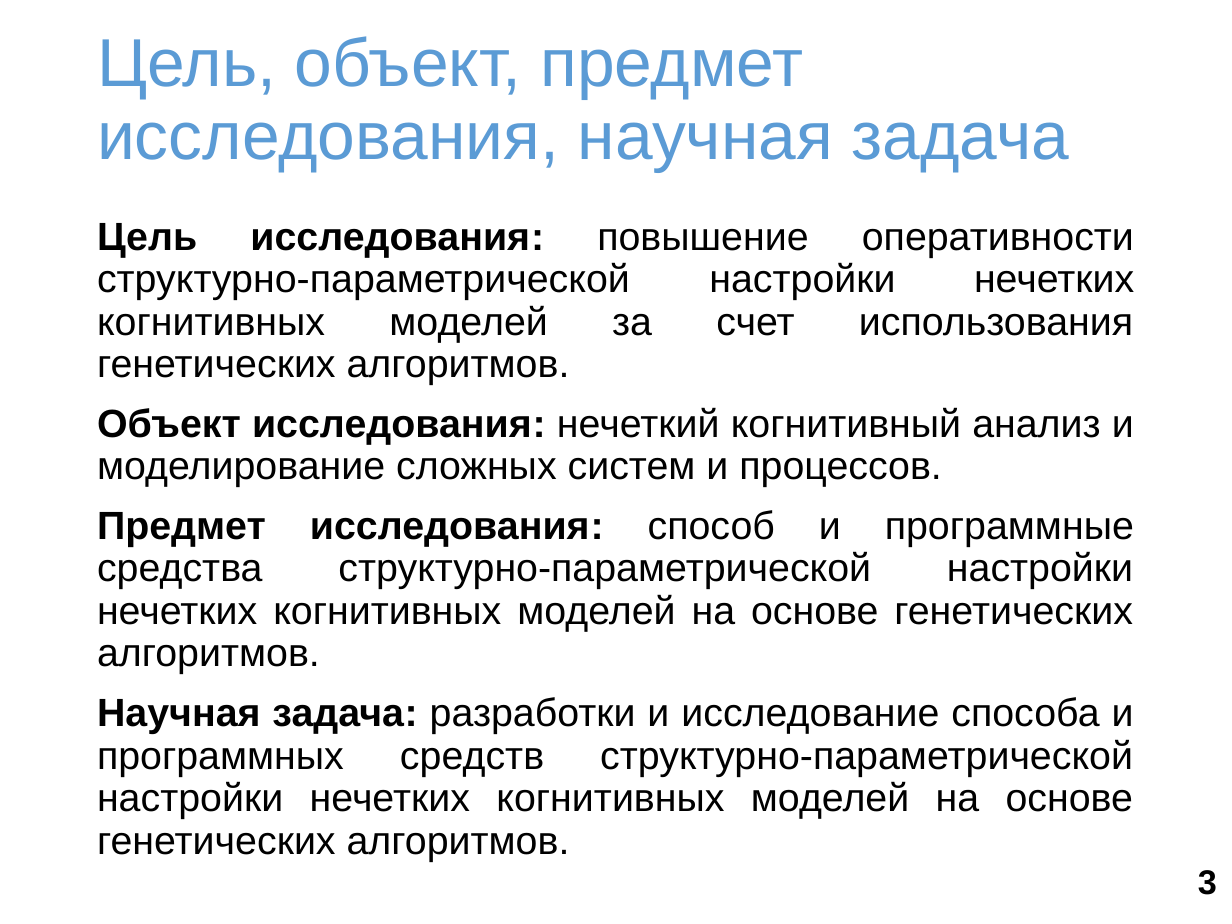
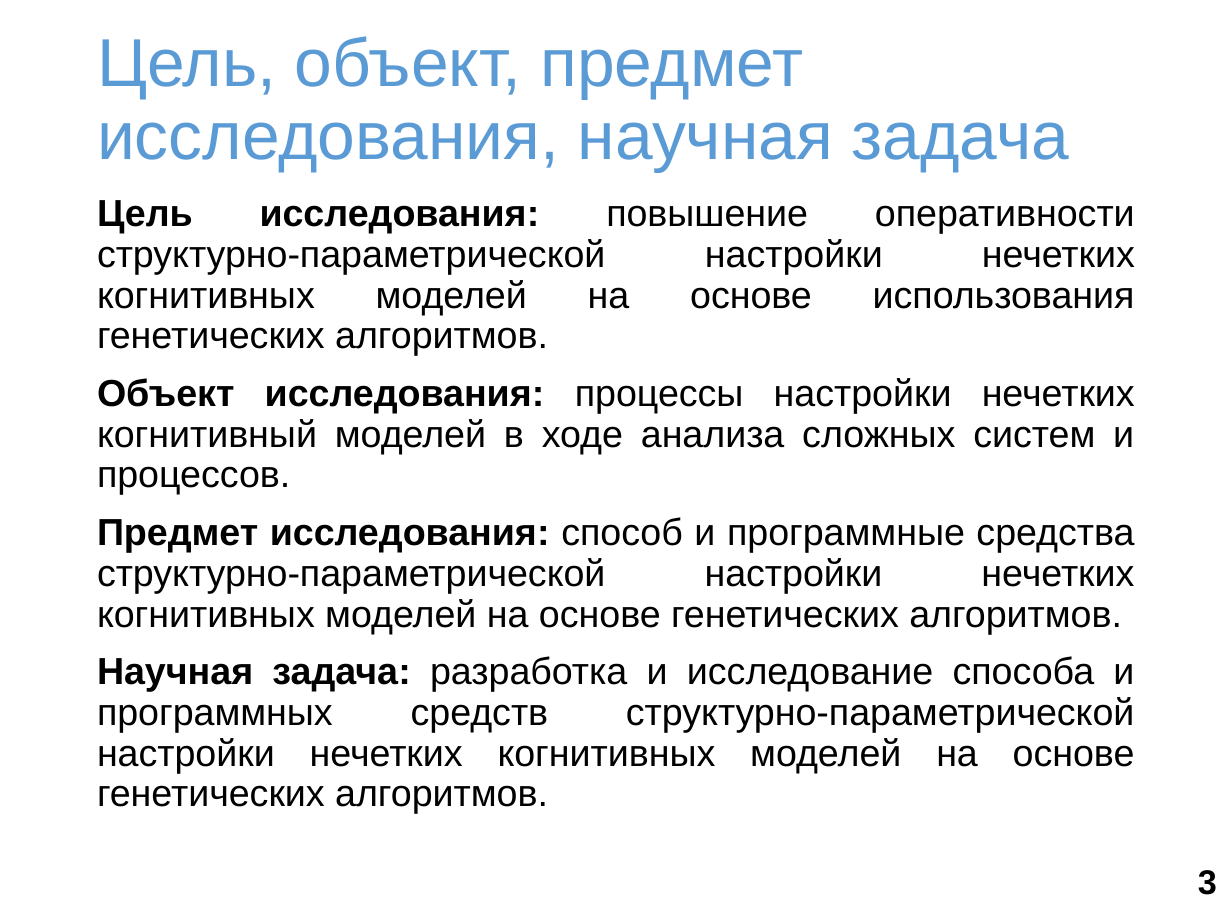
Before and after one commit to SquakR/fuzzy_cognitive_model, a slide deck: slide 3 of docs/presentation.pptx. Drawn at 1232x924 pixels with LibreOffice and Linux fonts; fonts in the diff are those of the drawing; background and template pictures are left out. Boxes give left, top, right and bottom in pixels: in the first picture for what was removed or moved away, otherwise in the second. Text is boxed around its words. In the diff, an @@ line names an element or a change of style, - is before the commit and + after.

Commit message:
feat: update the presentation

```diff
--- a/docs/presentation.pptx
+++ b/docs/presentation.pptx
@@ text "Цель исследования: повышение оперативности структурно-параме ...": place and size @@
-text "Цель исследования: повышение оперативности структурно-параме ..." at <box>97,223,1134,861</box>
+text "Цель исследования: повышение оперативности структурно-параме ..." at <box>97,200,1135,814</box>
@@ text at <box>97,200,1135,495</box>: text changed; size 23 to 22 pt @@
-Цель исследования: повышение оперативности структурно-параметрической настройки нечетких когнитивных моделей за счет использования генетических алгоритмов.
-Объект исследования: нечеткий когнитивный анализ и моделирование сложных систем и процессов.
+Цель исследования: повышение оперативности структурно-параметрической настройки нечетких когнитивных моделей на основе использования генетических алгоритмов.
+Объект исследования: процессы настройки нечетких когнитивный моделей в ходе анализа сложных систем и процессов.
@@ text at <box>97,517,1134,634</box>: size 23 to 22 pt in "Предмет исследования: способ и программные средства структур ..." @@
@@ text at <box>97,656,1135,814</box>: text changed; size 23 to 22 pt @@
-Научная задача: разработки и исследование способа и программных средств структурно-параметрической настройки нечетких когнитивных моделей на основе генетических алгоритмов.
+Научная задача: разработка и исследование способа и программных средств структурно-параметрической настройки нечетких когнитивных моделей на основе генетических алгоритмов.
```
Also in this commit, not shown: 3 other slides changed, 3 slides added, 2 slides removed.
